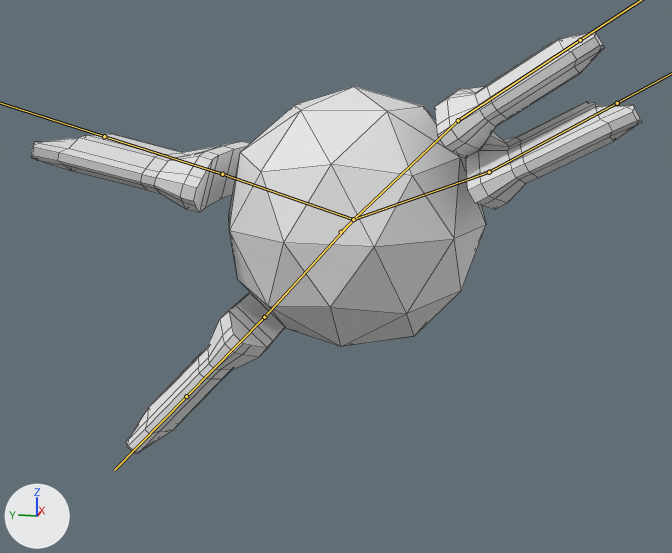
Two versions of the FBX model Assets/Player/Prototype/playership.fbx, one commit apart.
One viewpoint serves both versions: a 50 mm lens placed at (-4.1, -0.74, 0.76), pointed at (-0.27, 0.03, -0.2). The axes (+X, +Y, +Z) are drawn at lower left. The lights are the same throughout. Both versions are drawn at frame 17 of the action 'PlayerShip|SwordSwing'; the numbers are the values there. The bones that bend it are drawn over the model as lines. Mesh edges are drawn as thin lines.

Names of what the first picture shows: 'Ship'.
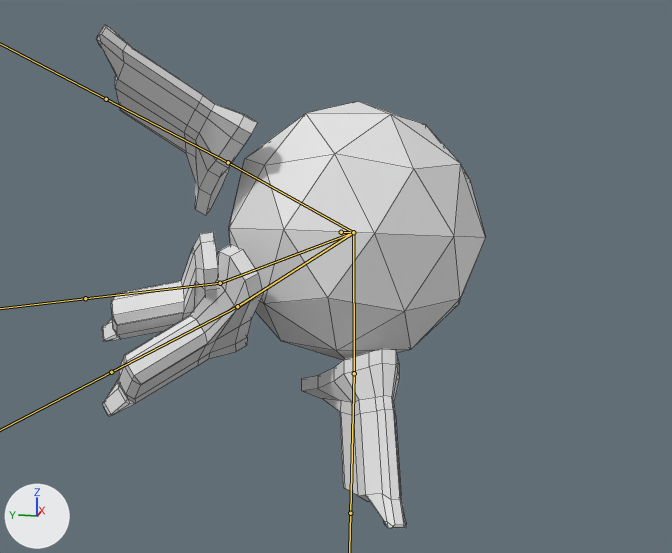
What the commit changed:
Bone 'root' (bone_root) turns from (0, 0, 0) to (0, 0, -11) degrees about its own x, y and z.
Bone 'Rotater1' (bone_rotater1) turns from (-29, 0, 0) to (-21, 31, 5) degrees about its own x, y and z.
Bone 'Rotater2' (bone_rotater2) turns from (-2, 0, 0) to (-47, -8, 31) degrees about its own x, y and z.
Bone 'Rotator3' (bone_rotator3) turns from (-68, 4, -1) to (-92, 149, 4) degrees about its own x, y and z.
Bone 'Wing3' (bone_wing3) turns from (-8, 1, 0) to (-3, 0, 0) degrees about its own x, y and z.
Bone 'Rotator4' (bone_rotator4) turns from (2, 1, 2) to (-22, -4, 163) degrees about its own x, y and z.
Bone 'Wing4' (bone_wing4) turns from (9, 0, -1) to (-16, 13, -2) degrees about its own x, y and z.

What differs and where, as boxes (x1, y1, x2, y2) in the pictures (672 x 553 px):
'Ship', posed (36% narrower, 19% taller)
    before: (31, 30, 642, 454)
    after: (96, 25, 485, 528)
bone 'root', root to tip
    before: (341, 232) to (353, 219)
    after: (341, 232) to (353, 232)
bone 'Rotater1', root to tip
    before: (353, 219) to (222, 174)
    after: (353, 232) to (228, 162)
bone 'Rotater2', root to tip
    before: (353, 219) to (264, 317)
    after: (353, 232) to (354, 373)
bone 'Rotator3', root to tip
    before: (353, 219) to (489, 172)
    after: (353, 232) to (237, 306)
bone 'Wing3', root to tip
    before: (489, 172) to (617, 103)
    after: (237, 306) to (111, 372)
bone 'Rotator4', root to tip
    before: (353, 219) to (458, 120)
    after: (353, 232) to (220, 283)
bone 'Wing4', root to tip
    before: (458, 120) to (580, 40)
    after: (220, 283) to (85, 298)
